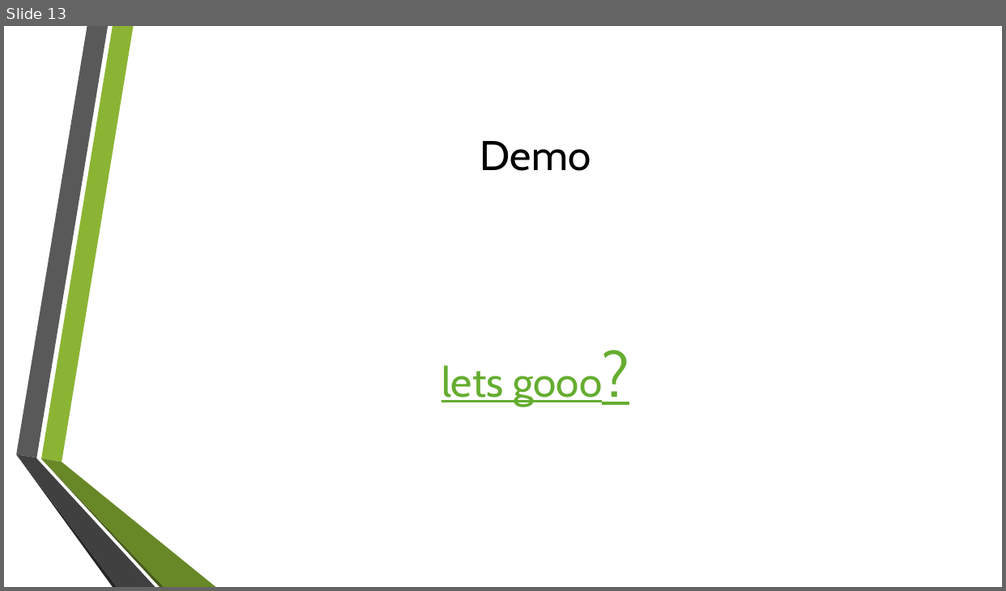
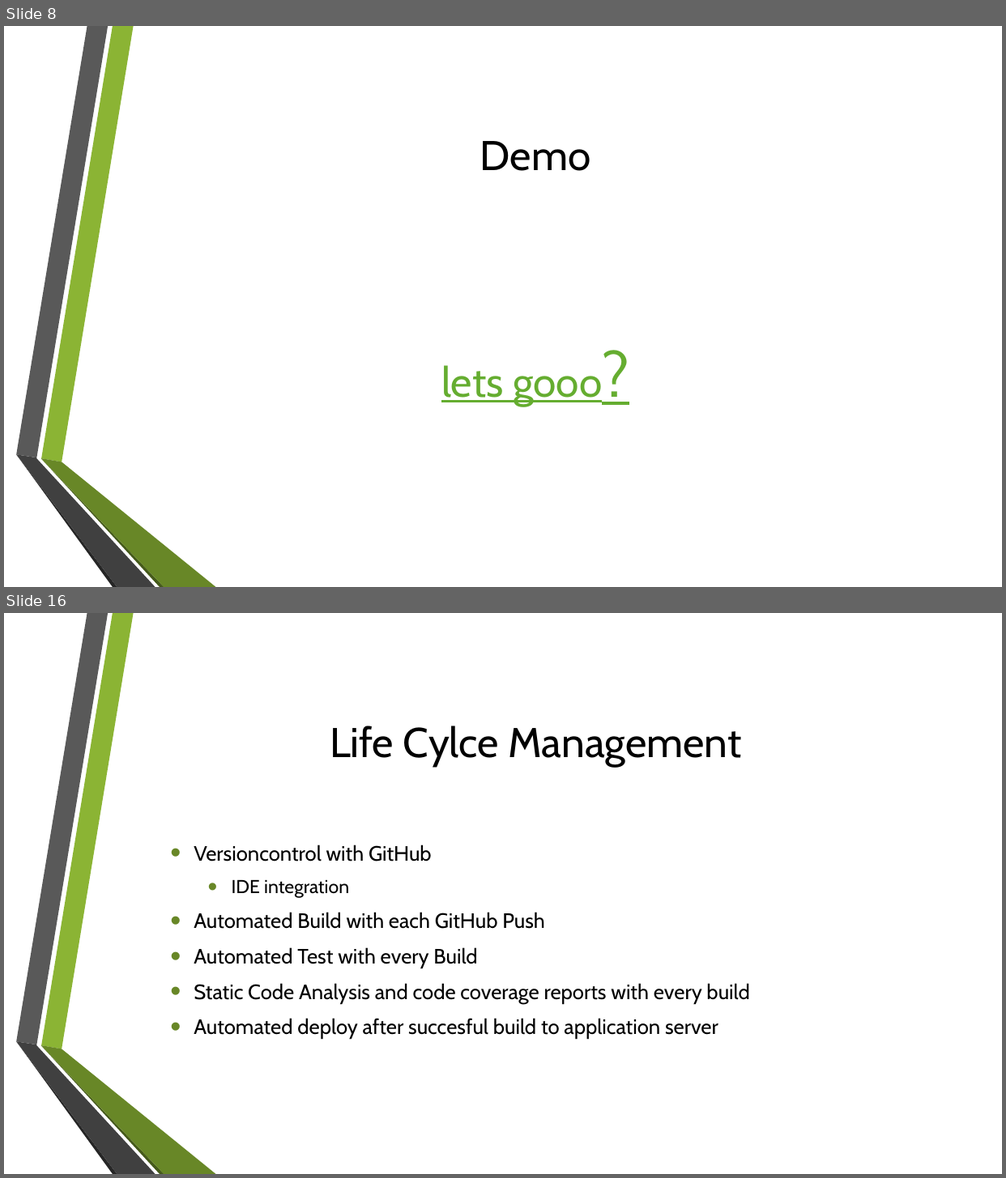
Before and after one commit to GamingBets/documents, a slide deck: Gaming-Bets.pptx. Shown one above the other, each under a label of ours: slide 13 before the commit, slides 8 and 16 after it; the slides between them are not shown. The pictures are 1006x591 and 1006x1178 pixels, drawn with LibreOffice and Linux fonts; fonts in the diff are those of the drawing; background and template pictures are left out. Boxes give left, top, right and bottom in pixels: in the first picture for what was removed or moved away, otherwise in the second. Text is boxed around its words. In the diff, an @@ line names an element or a change of style, - is before the commit and + after.

Commit message:
Updated PPT with Project Management stuff

```diff
--- a/Gaming-Bets.pptx
+++ b/Gaming-Bets.pptx
@@ slide 16 added at box(4, 613, 1002, 1174), background picture (left out); not listed: 6 template elements that a slide beside it also shows @@
@@ title added at box(330, 726, 742, 766), 40 pt, text #000000 @@
+Life Cylce Management
@@ text added at box(194, 845, 749, 1039), 20 pt, text #000000 @@
+  • Versioncontrol with GitHub
+    • IDE integration
+  • Automated Build with each GitHub Push
+  • Automated Test with every Build
+  • Static Code Analysis and code coverage reports with every build
+  • Automated deploy after succesful build to application server
@@ what was slide 13 is now slide 8 @@
```
Also in this commit, not shown: 5 slides changed, 6 other slides added, 1 slide removed, 4 other files.
